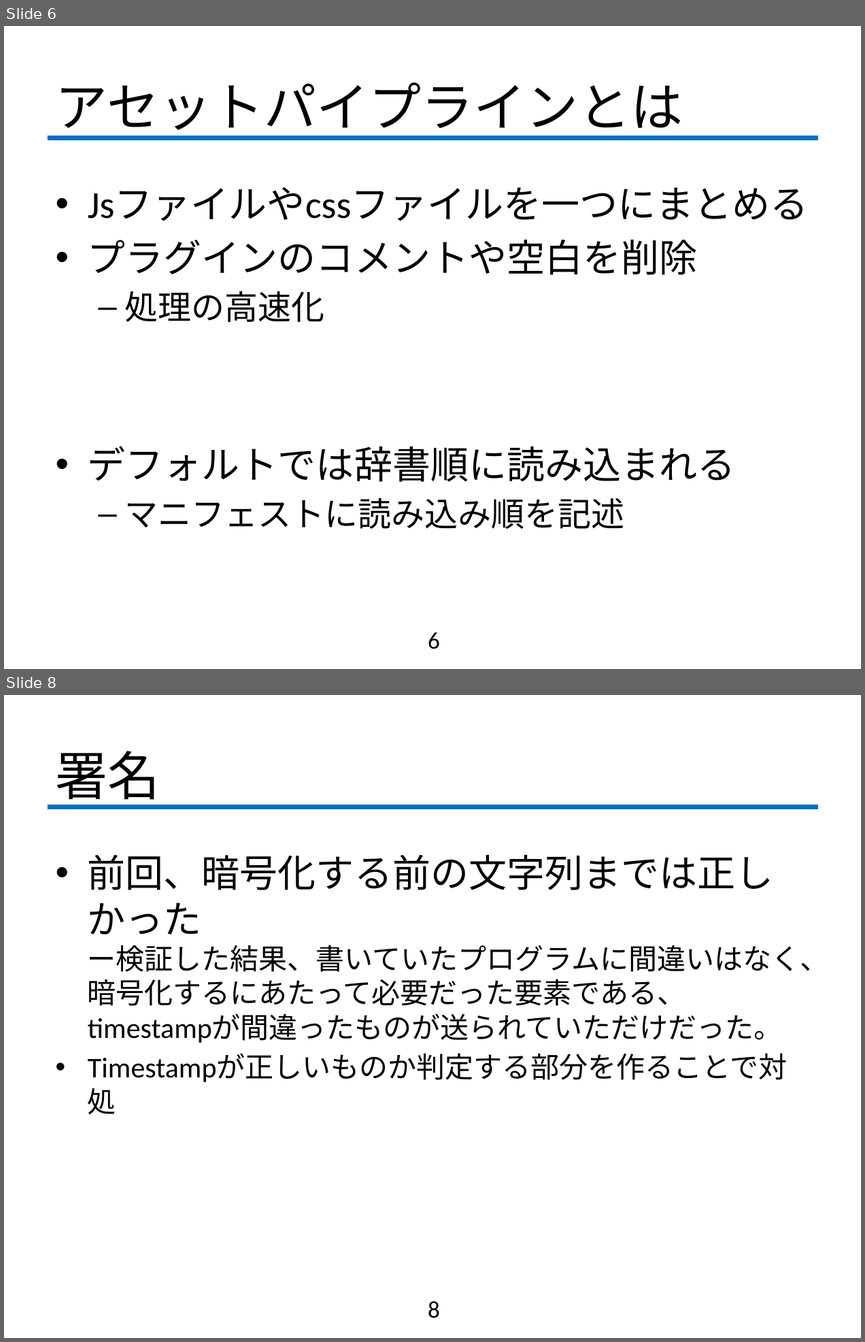
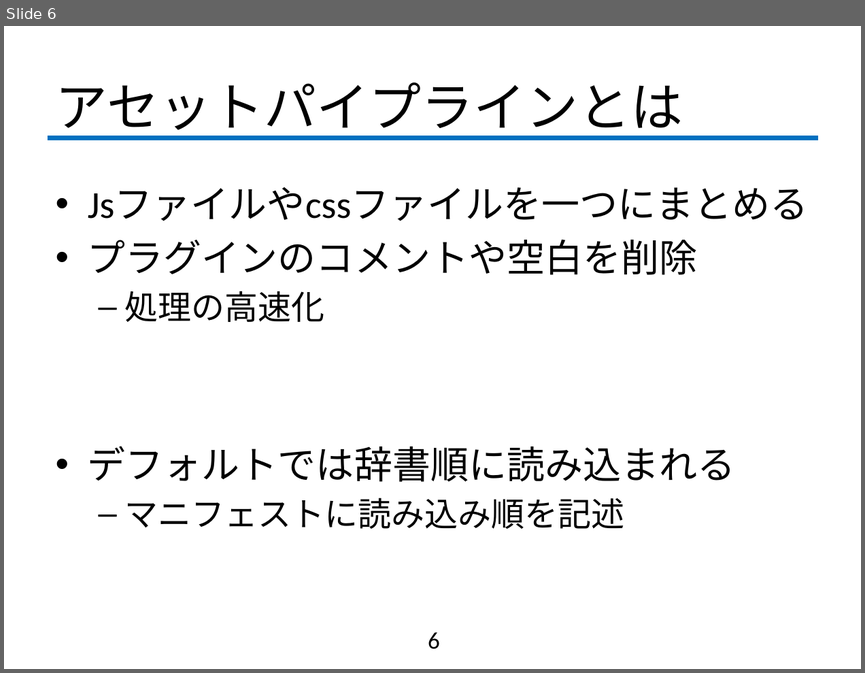
Before and after one commit to fujiLabo/fuji_simu, a slide deck: 1021進捗.pptx. Shown one above the other, each under a label of ours: slides 6 and 8 before the commit, slide 6 after it; the slides between them are not shown. The pictures are 865x1342 and 865x673 pixels, drawn with LibreOffice and Linux fonts; fonts in the diff are those of the drawing; background and template pictures are left out. Boxes give left, top, right and bottom in pixels: in the first picture for what was removed or moved away, otherwise in the second. Text is boxed around its words. In the diff, an @@ line names an element or a change of style, - is before the commit and + after.

```diff
--- a/1021進捗.pptx
+++ b/1021進捗.pptx
@@ slide 8 removed at (x1=4, y1=695, x2=861, y2=1338), background #FFFFFF; not listed: 1 template element that a slide beside it also shows @@
@@ title removed at (x1=56, y1=751, x2=160, y2=808) @@
-署名
@@ text removed at (x1=88, y1=855, x2=829, y2=1042) @@
-• 前回、暗号化する前の文字列までは正しかった
-  ー検証した結果、書いていたプログラムに間違いはなく、暗号化するにあたって必要だった要素である、timestampが間違ったものが送られていただけだった。
-• Timestampが正しいものか判定する部分を作ることで対処
@@ page number removed at (x1=428, y1=1301, x2=440, y2=1318) @@
-8
```
Also in this commit, not shown: 1 slide changed, 3 other slides removed, 3 other files.
